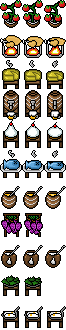
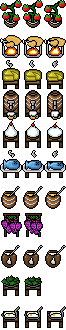
Revision of a layered 66×330 image; what changed, layer by layer:
painted on "chiuk" (1st of 3, in "done" › "Group 2" › "poulet copy 2") over [51, 42, 66, 47]
